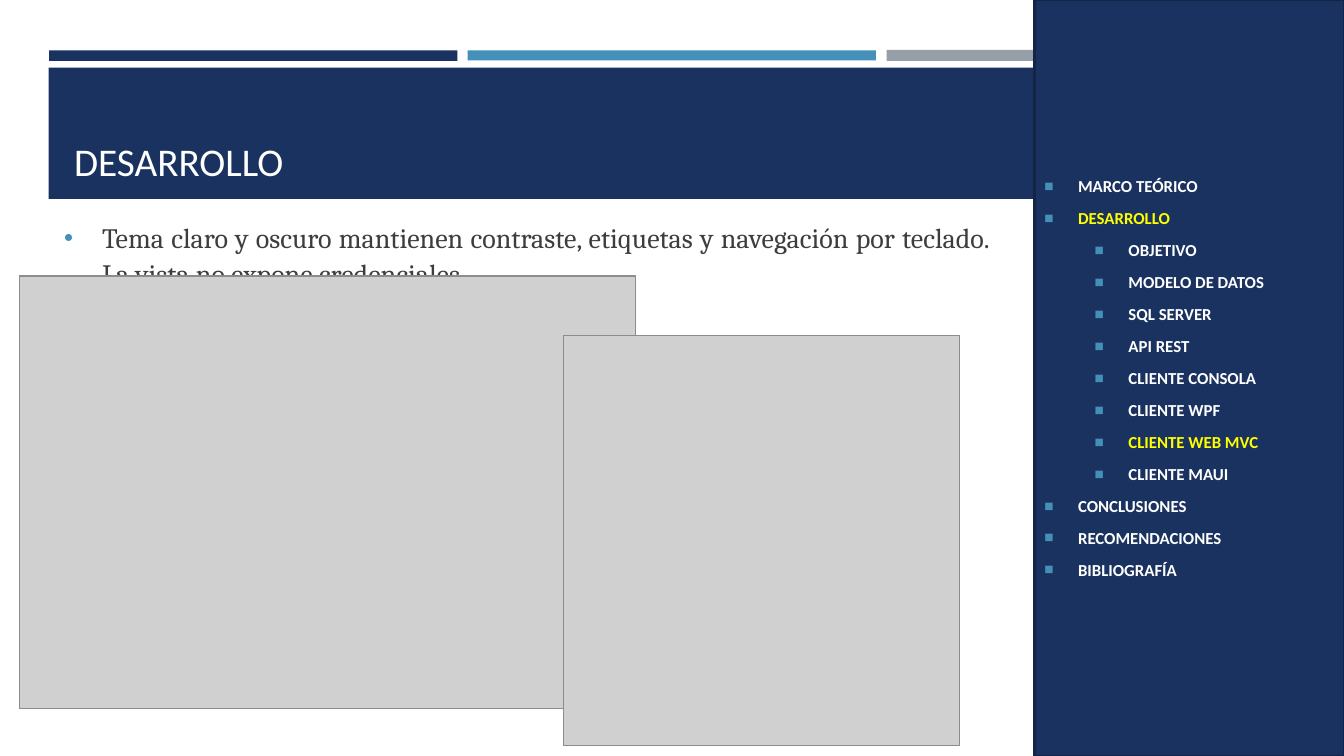
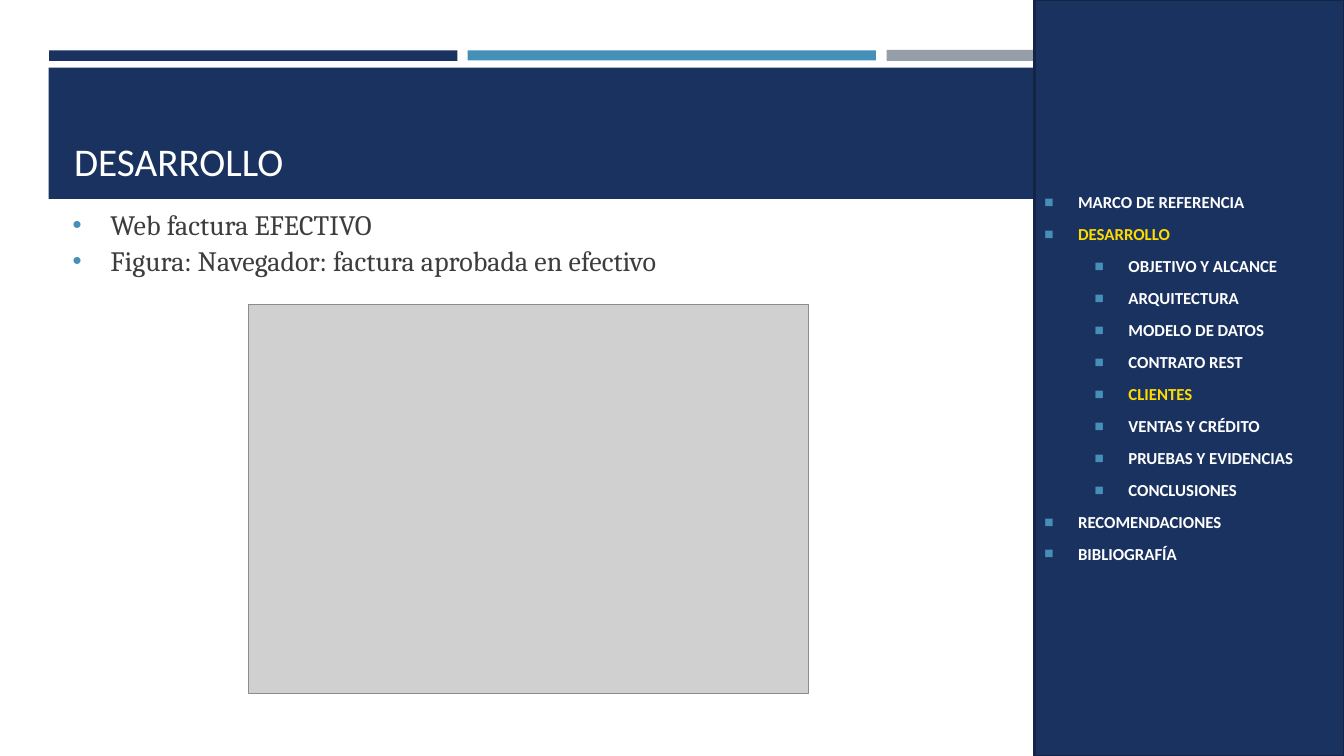
Before and after one commit to gamurigm/examen-arq-1, a slide deck: slide 60 of 05. DOCUMENTACION/02. PRESENTACION/PRESENTACION_CELULAR_BDDLOCAL_RESTFUL_DOTNET_GR09.pptx (slide 36 before the commit). Drawn at 1344x756 pixels with LibreOffice and Linux fonts; fonts in the diff are those of the drawing; grey boxes stand for pictures. Boxes give left, top, right and bottom in pixels: in the first picture for what was removed or moved away, otherwise in the second. Text is boxed around its words. In the diff, an @@ line names an element or a change of style, - is before the commit and + after.

```diff
--- a/05. DOCUMENTACION/02. PRESENTACION/PRESENTACION_CELULAR_BDDLOCAL_RESTFUL_DOTNET_GR09.pptx
+++ b/05. DOCUMENTACION/02. PRESENTACION/PRESENTACION_CELULAR_BDDLOCAL_RESTFUL_DOTNET_GR09.pptx
@@ text in rectangle at [1078,197,1245,208]: text changed @@
-■ MARCO TEÓRICO
+■ MARCO DE REFERENCIA
@@ text at [110,215,656,277]: text changed @@
-• Tema claro y oscuro mantienen contraste, etiquetas y navegación por teclado. La vista no expone credenciales.
+• Web factura EFECTIVO
+• Figura: Navegador: factura aprobada en efectivo
@@ text in rectangle at [1078,229,1236,496]: text colour #FFFF00 to #FFDC00 in "DESARROLLO"; indent changed @@
@@ text in rectangle at [1128,261,1277,306]: text changed @@
-  ■ OBJETIVO
+  ■ OBJETIVO Y ALCANCE
+  ■ ARQUITECTURA
@@ picture removed at [19,276,636,709] @@
@@ picture added at [249,304,810,694] @@
@@ picture removed at [564,336,959,746] @@
@@ text in rectangle at [1128,357,1293,464]: text changed @@
-  ■ SQL SERVER
-  ■ API REST
-  ■ CLIENTE CONSOLA
-  ■ CLIENTE WPF
-  ■ CLIENTE WEB MVC
-  ■ CLIENTE MAUI
+  ■ CONTRATO REST
+  ■ CLIENTES
+  ■ VENTAS Y CRÉDITO
+  ■ PRUEBAS Y EVIDENCIAS
```
Also in this commit, not shown: 17 other slides changed, 51 slides added, 26 slides removed, 9 other files.
